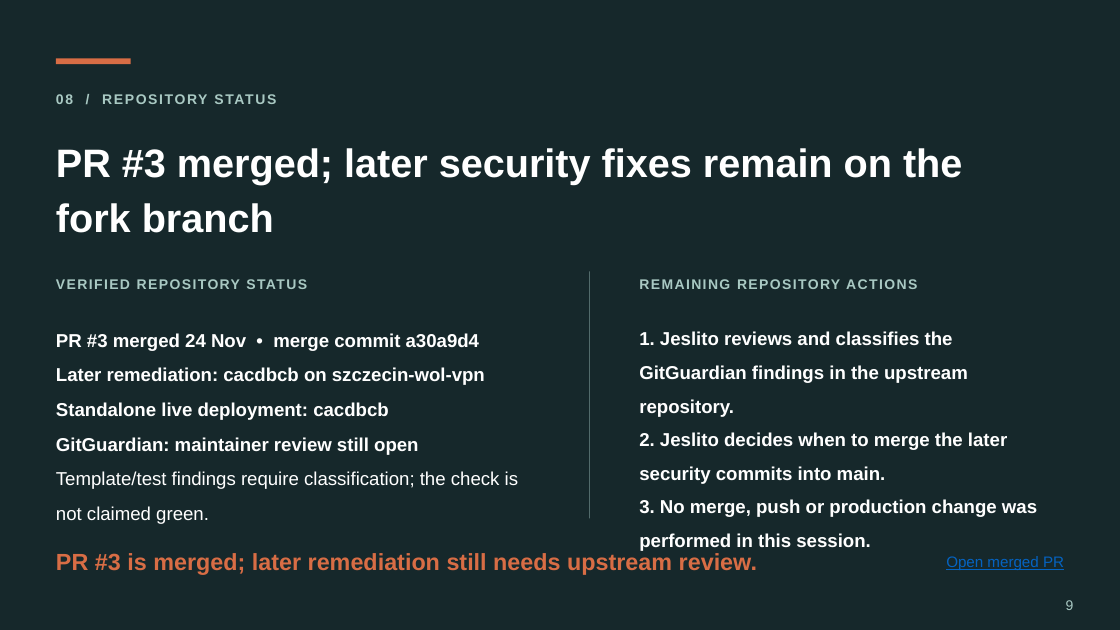
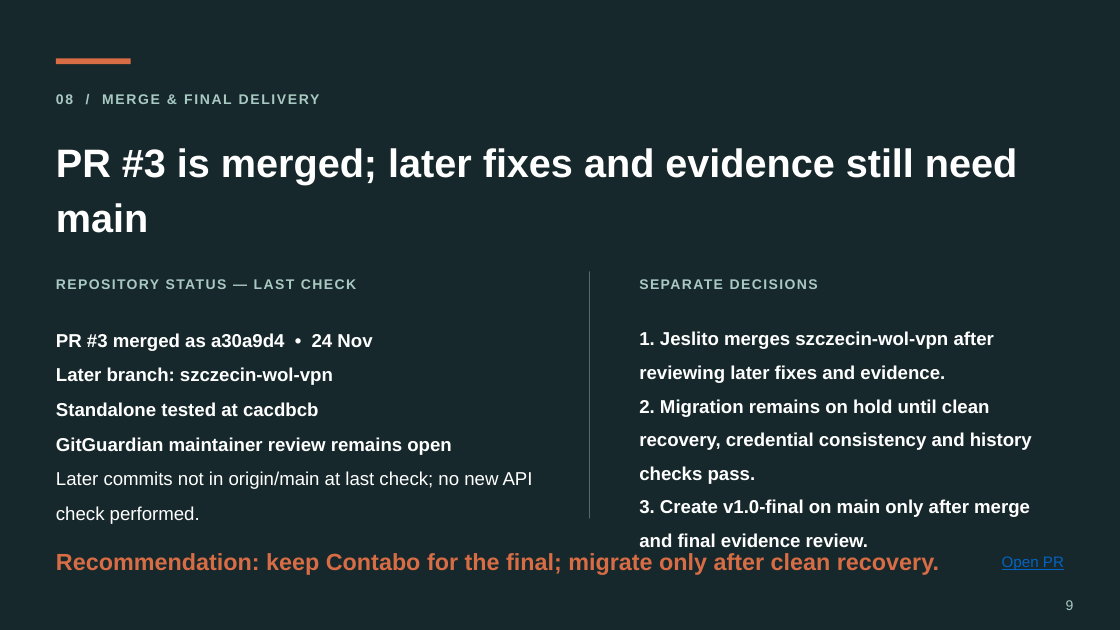
Before and after one commit to dtsulikowski-glitch/coil-projectD, a slide deck: slide 9 of evidence/checkin5/Project-D-standalone-testing-EN.pptx. Drawn at 1120x630 pixels with LibreOffice and Linux fonts; fonts in the diff are those of the drawing. Boxes give left, top, right and bottom in pixels: in the first picture for what was removed or moved away, otherwise in the second. Text is boxed around its words. In the diff, an @@ line names an element or a change of style, - is before the commit and + after.

```diff
--- a/evidence/checkin5/Project-D-standalone-testing-EN.pptx
+++ b/evidence/checkin5/Project-D-standalone-testing-EN.pptx
@@ text at [56, 148, 1017, 233]: text changed @@
-PR #3 merged; later security fixes remain on the fork branch
+PR #3 is merged; later fixes and evidence still need main
@@ text at [166, 279, 356, 289]: text changed @@
-VERIFIED REPOSITORY STATUS
+REPOSITORY STATUS — LAST CHECK
@@ text at [639, 279, 723, 289]: text changed @@
-REMAINING REPOSITORY ACTIONS
+SEPARATE DECISIONS
@@ text at [56, 333, 533, 489]: text changed @@
-PR #3 merged 24 Nov • merge commit a30a9d4
-Later remediation: cacdbcb on szczecin-wol-vpn
-Standalone live deployment: cacdbcb
-GitGuardian: maintainer review still open
-Template/test findings require classification; the check is not claimed green.
+PR #3 merged as a30a9d4 • 24 Nov
+Later branch: szczecin-wol-vpn
+Standalone tested at cacdbcb
+GitGuardian maintainer review remains open
+Later commits not in origin/main at last check; no new API check performed.
@@ text at [639, 331, 1032, 547]: text changed @@
-1. Jeslito reviews and classifies the GitGuardian findings in the upstream repository.
-2. Jeslito decides when to merge the later security commits into main.
-3. No merge, push or production change was performed in this session.
+1. Jeslito merges szczecin-wol-vpn after reviewing later fixes and evidence.
+2. Migration remains on hold until clean recovery, credential consistency and history checks pass.
+3. Create v1.0-final on main only after merge and final evidence review.
@@ text at [723, 499, 804, 513]: text changed @@
-08 / REPOSITORY STATUS
+08 / MERGE & FINAL DELIVERY
@@ text at [56, 553, 831, 575]: text changed @@
-PR #3 is merged; later remediation still needs upstream review.
+Recommendation: keep Contabo for the final; migrate only after clean recovery.
@@ text at [1002, 556, 1064, 570]: text changed @@
-Open merged PR
+Open PR
```
Also in this commit, not shown: 7 other slides changed, 2 other files.
